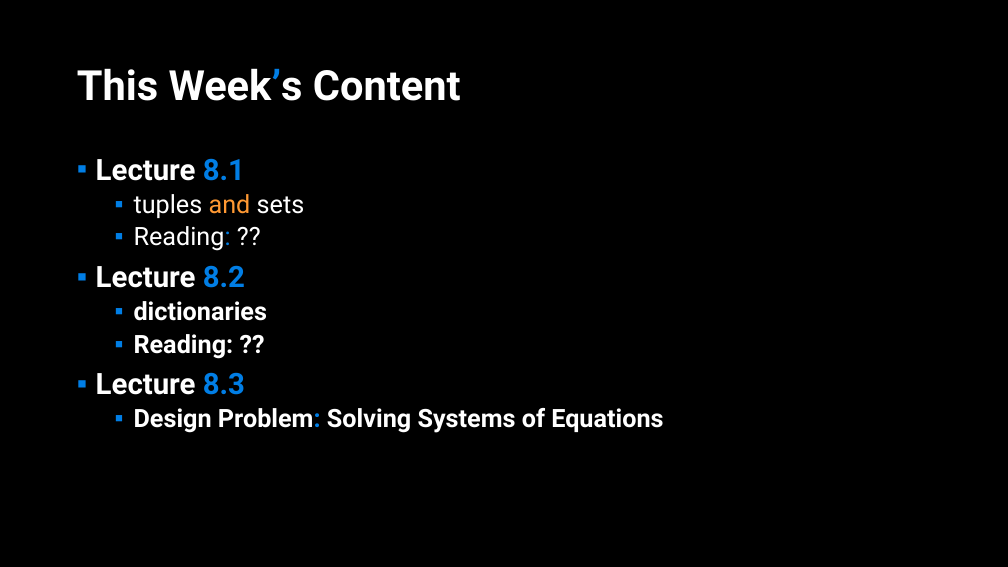
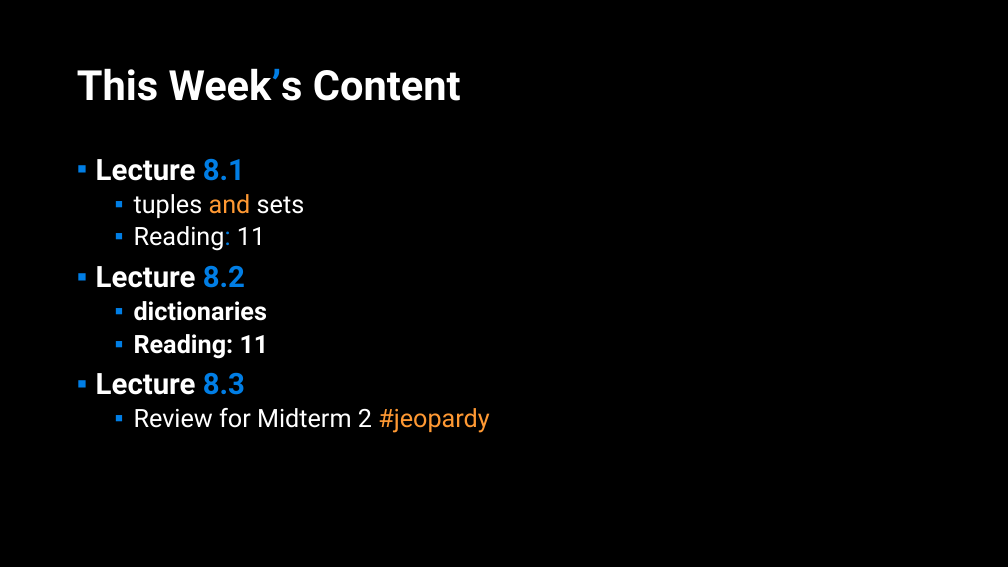
Before and after one commit to APS106/APS106-winter-2022-material, a slide deck: slide 2 of lectures/week8/lecture2/slides/week8_lecture2.pptx. Drawn at 1008x567 pixels with LibreOffice and Linux fonts; fonts in the diff are those of the drawing; background and template pictures are left out. Boxes give left, top, right and bottom in pixels: in the first picture for what was removed or moved away, otherwise in the second. Text is boxed around its words. In the diff, an @@ line names an element or a change of style, - is before the commit and + after.

Commit message:
- week8

```diff
--- a/lectures/week8/lecture2/slides/week8_lecture2.pptx
+++ b/lectures/week8/lecture2/slides/week8_lecture2.pptx
@@ text at <box>134,226,265,251</box>: text changed @@
-  ▪ Reading: ??
+  ▪ Reading: 11
@@ text at <box>134,334,269,359</box>: text changed @@
-  ▪ Reading: ??
+  ▪ Reading: 11
@@ text at <box>134,408,490,433</box>: text changed; bold off @@
-  ▪ Design Problem: Solving Systems of Equations
+  ▪ Review for Midterm 2 #jeopardy
```
Also in this commit, not shown: 6 other slides changed, 5 other files.
